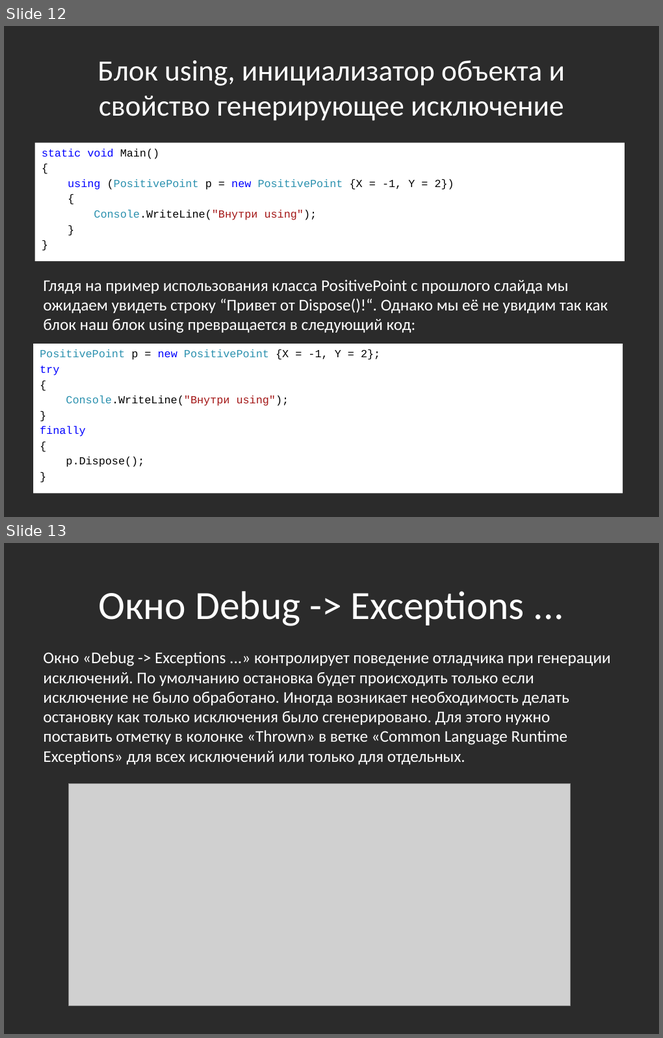
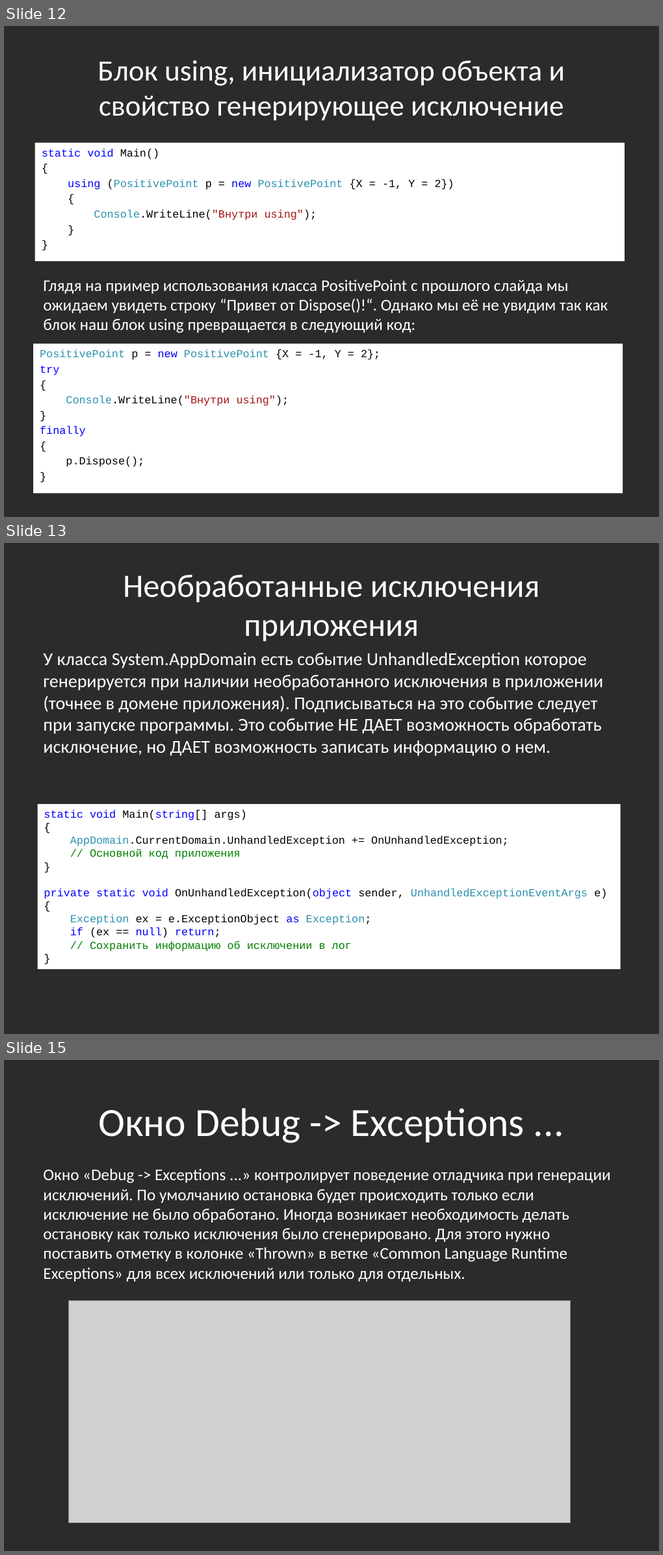
Before and after one commit to bazile/Training, a slide deck: Presentation/lesson-04-exceptions.pptx. Shown one above the other, each under a label of ours: slides 12 and 13 before the commit, slides 12, 13 and 15 after it; the slides between them are not shown. The pictures are 663x1038 and 663x1555 pixels, drawn with LibreOffice and Linux fonts; fonts in the diff are those of the drawing; grey boxes stand for pictures; background and template pictures are left out; a plain dark background stands for a picture behind light text. Boxes give left, top, right and bottom in pixels: in the first picture for what was removed or moved away, otherwise in the second. Text is boxed around its words. In the diff, an @@ line names an element or a change of style, - is before the commit and + after.

Commit message:
UnhandledException event and how to disable WER

```diff
--- a/Presentation/lesson-04-exceptions.pptx
+++ b/Presentation/lesson-04-exceptions.pptx
@@ slide 13 added at bbox=[4, 543, 659, 1034], background picture (left out) @@
@@ title added at bbox=[123, 574, 540, 641], 36 pt, text #FFFFFF @@
+Необработанные исключения приложения
@@ text added at bbox=[43, 652, 604, 756], 20 pt, text #FFFFFF @@
+У класса System.AppDomain есть событие UnhandledException которое генерируется при наличии необработанного исключения в приложении (точнее в домене приложения). Подписываться на это событие следует при запуске программы. Это событие НЕ ДАЕТ возможность обработать исключение, но ДАЕТ возможность записать информацию о нем.
@@ rectangle added at bbox=[37, 804, 621, 969], fill #FFFFFF, 12 pt, text #000000 @@
+static void Main(string[] args)
+{
+AppDomain.CurrentDomain.UnhandledException += OnUnhandledException;
+// Основной код приложения
+}
+private static void OnUnhandledException(object sender, UnhandledExceptionEventArgs e)
+{
+Exception ex = e.ExceptionObject as Exception;
+if (ex == null) return;
+// Сохранить информацию об исключении в лог
+}
@@ what was slide 13 is now slide 15 @@
```
Also in this commit, not shown: 1 other slide added.
